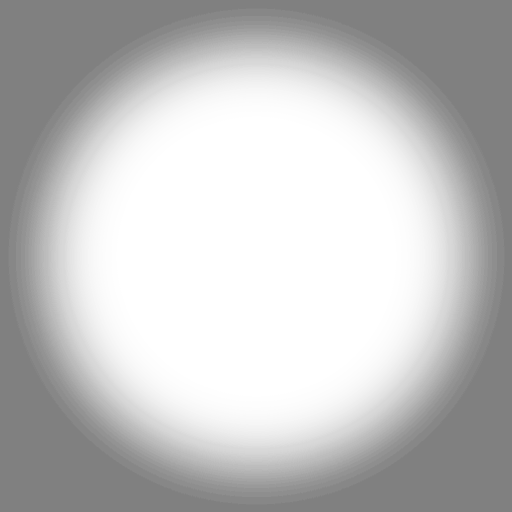
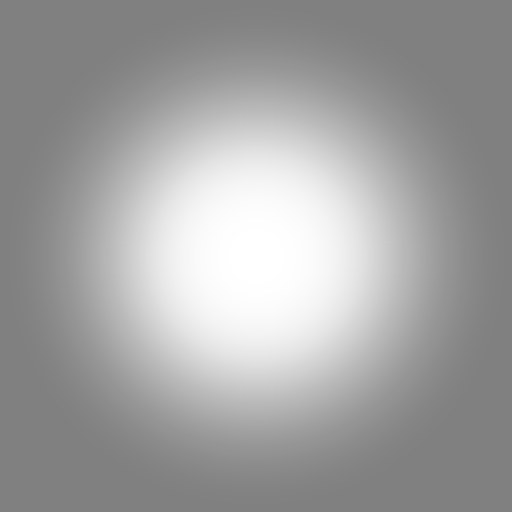
Layers edited between the first and the second 512×512 image:
painted on "Background" over bbox(8, 8, 505, 505)
